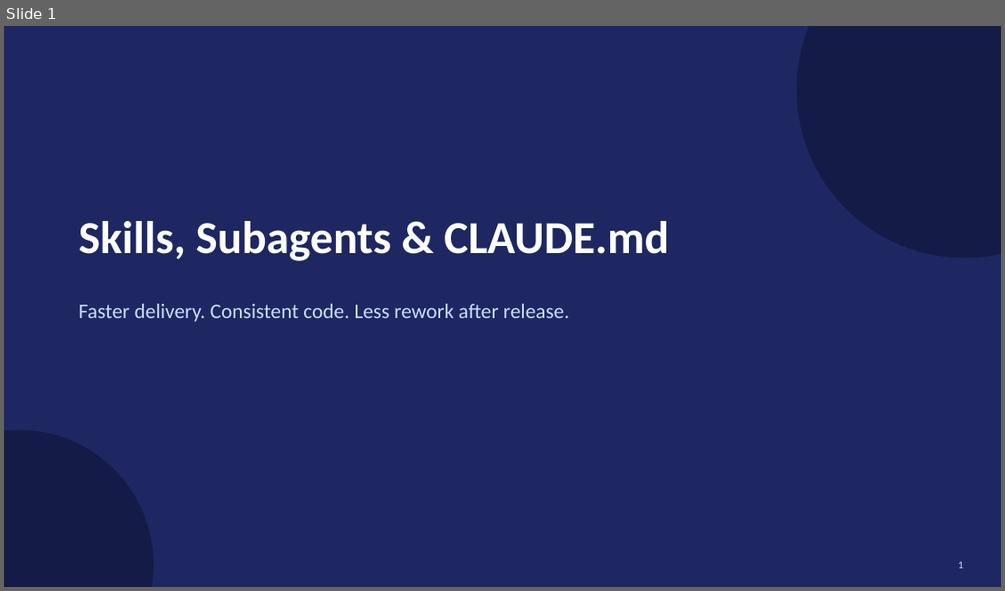
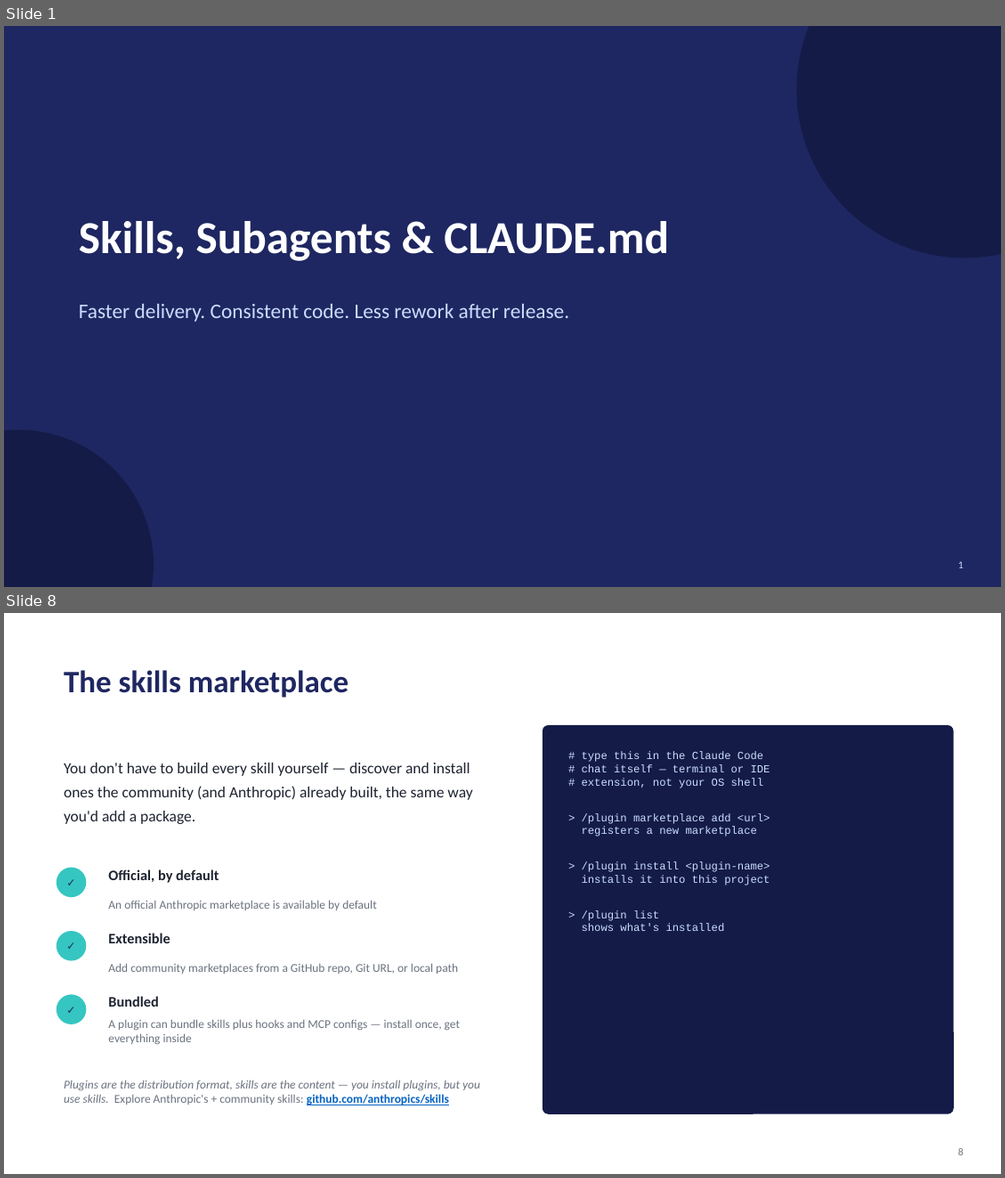
Before and after one commit to RedefineVishw/Demo-Project, a slide deck: ship-ticket-demo.pptx. Shown one above the other, each under a label of ours: slide 1 before the commit, slides 1 and 8 after it; the slides between them are not shown. The pictures are 1005x591 and 1005x1178 pixels, drawn with LibreOffice and Linux fonts; fonts in the diff are those of the drawing. Boxes give left, top, right and bottom in pixels: in the first picture for what was removed or moved away, otherwise in the second. Text is boxed around its words. In the diff, an @@ line names an element or a change of style, - is before the commit and + after.

```diff
--- a/ship-ticket-demo.pptx
+++ b/ship-ticket-demo.pptx
@@ slide 8 added at (4,613,1001,1174), background #FFFFFF @@
@@ text added at (64,670,348,698), 30 pt, text #1E2761, bold @@
+The skills marketplace
@@ rounded rectangle added at (542,725,954,1114), fill #141B47 @@
@@ text added at (64,763,472,824), 15 pt, text #1E2331 @@
+You don't have to build every skill yourself — discover and install ones the community (and Anthropic) already built, the same way you'd add a package.
@@ text added at (582,752,770,931), 10.5 pt, text #CADCFC @@
+# type this in the Claude Code
+# chat itself — terminal or IDE
+# extension, not your OS shell
+> /plugin marketplace add <url>
+registers a new marketplace
+> /plugin install <plugin-name>
+installs it into this project
+> /plugin list
+shows what's installed
@@ ellipse added at (57,868,86,897), fill #35C6C1 @@
@@ text added at (57,868,86,897), 10.4 pt, text #1E2761, bold @@
+✓
@@ text added at (108,869,218,883), 14 pt, text #1E2331, bold @@
+Official, by default
@@ text added at (108,900,377,910), 11.5 pt, text #6B7280 @@
+An official Anthropic marketplace is available by default
@@ ellipse added at (57,931,86,961), fill #35C6C1 @@
@@ text added at (57,931,86,961), 10.4 pt, text #1E2761, bold @@
+✓
@@ text added at (108,933,170,943), 14 pt, text #1E2331, bold @@
+Extensible
@@ text added at (108,963,458,973), 11.5 pt, text #6B7280 @@
+Add community marketplaces from a GitHub repo, Git URL, or local path
@@ ellipse added at (57,995,86,1024), fill #35C6C1 @@
@@ text added at (57,995,86,1024), 10.4 pt, text #1E2761, bold @@
+✓
@@ text added at (108,996,158,1006), 14 pt, text #1E2331, bold @@
+Bundled
@@ text added at (108,1019,460,1044), 11.5 pt, text #6B7280 @@
+A plugin can bundle skills plus hooks and MCP configs — install once, get everything inside
@@ text added at (64,1079,480,1105), 11.5 pt, text #6B7280, italic @@
+Plugins are the distribution format, skills are the content — you install plugins, but you use skills. Explore Anthropic's + community skills: github.com/anthropics/skills
@@ text added at (958,1148,963,1155), 10 pt, text #6B7280 @@
+8
```
Also in this commit, not shown: 15 slides changed, 4 other slides added, 2 slides removed, 5 other files.
